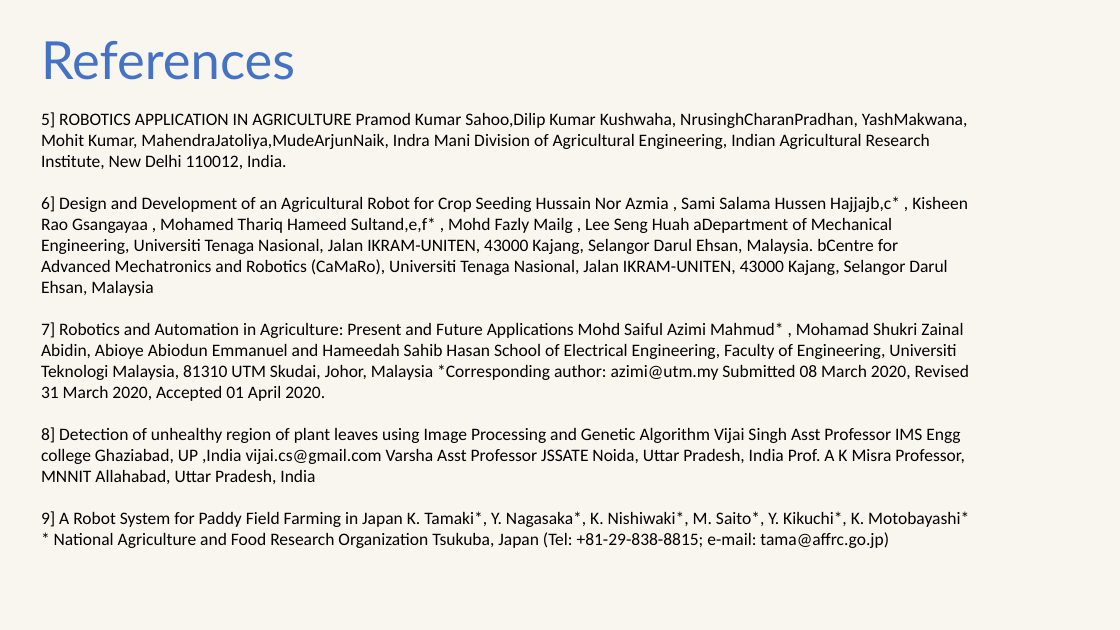
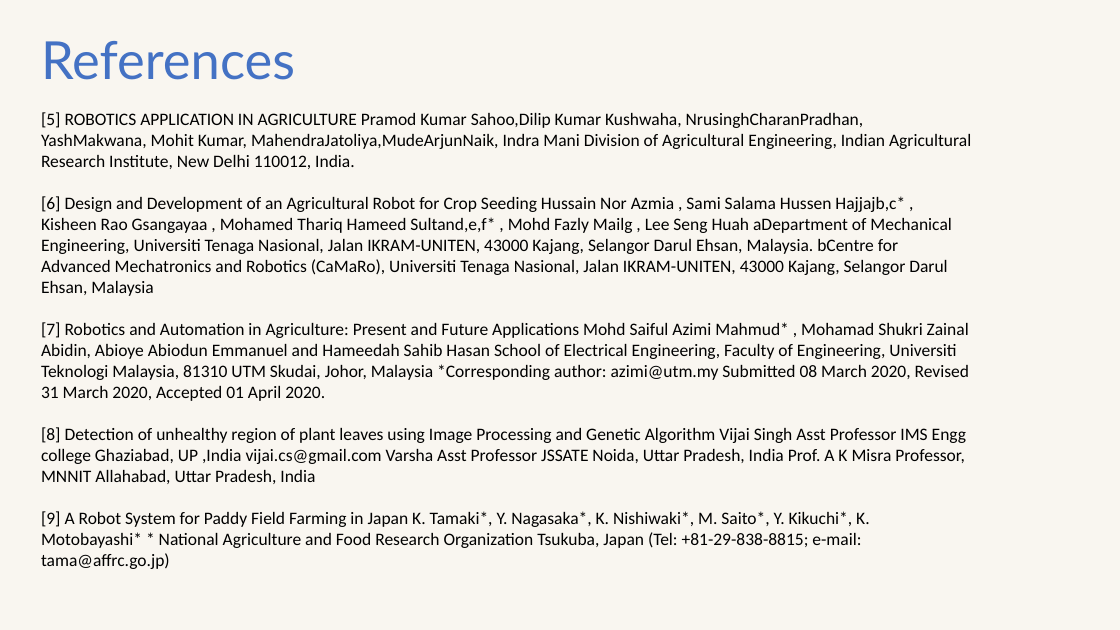
Before and after one commit to Vaibhav-1308/Agribot-Plantation-and-AI-Driven-Quality-Insights, a slide deck: slide 16 of PPT-R1-Agribot 2024-1.pptx. Drawn at 1120x630 pixels with LibreOffice and Linux fonts; fonts in the diff are those of the drawing. Boxes give left, top, right and bottom in pixels: in the first picture for what was removed or moved away, otherwise in the second. Text is boxed around its words. In the diff, an @@ line names an element or a change of style, - is before the commit and + after.

```diff
--- a/PPT-R1-Agribot 2024-1.pptx
+++ b/PPT-R1-Agribot 2024-1.pptx
@@ text at [41, 112, 971, 569]: text changed @@
-5] ROBOTICS APPLICATION IN AGRICULTURE Pramod Kumar Sahoo,Dilip Kumar Kushwaha, NrusinghCharanPradhan, YashMakwana, Mohit Kumar, MahendraJatoliya,MudeArjunNaik, Indra Mani Division of Agricultural Engineering, Indian Agricultural Research Institute, New Delhi 110012, India.
-6] Design and Development of an Agricultural Robot for Crop Seeding Hussain Nor Azmia , Sami Salama Hussen Hajjajb,c* , Kisheen Rao Gsangayaa , Mohamed Thariq Hameed Sultand,e,f* , Mohd Fazly Mailg , Lee Seng Huah aDepartment of Mechanical Engineering, Universiti Tenaga Nasional, Jalan IKRAM-UNITEN, 43000 Kajang, Selangor Darul Ehsan, Malaysia. bCentre for Advanced Mechatronics and Robotics (CaMaRo), Universiti Tenaga Nasional, Jalan IKRAM-UNITEN, 43000 Kajang, Selangor Darul Ehsan, Malaysia
-7] Robotics and Automation in Agriculture: Present and Future Applications Mohd Saiful Azimi Mahmud* , Mohamad Shukri Zainal Abidin, Abioye Abiodun Emmanuel and Hameedah Sahib Hasan School of Electrical Engineering, Faculty of Engineering, Universiti Teknologi Malaysia, 81310 UTM Skudai, Johor, Malaysia *Corresponding author: azimi@utm.my Submitted 08 March 2020, Revised 31 March 2020, Accepted 01 April 2020.
-8] Detection of unhealthy region of plant leaves using Image Processing and Genetic Algorithm Vijai Singh Asst Professor IMS Engg college Ghaziabad, UP ,India vijai.cs@gmail.com Varsha Asst Professor JSSATE Noida, Uttar Pradesh, India Prof. A K Misra Professor, MNNIT Allahabad, Uttar Pradesh, India
-9] A Robot System for Paddy Field Farming in Japan K. Tamaki*, Y. Nagasaka*, K. Nishiwaki*, M. Saito*, Y. Kikuchi*, K. Motobayashi* * National Agriculture and Food Research Organization Tsukuba, Japan (Tel: +81-29-838-8815; e-mail: tama@affrc.go.jp)
+[5] ROBOTICS APPLICATION IN AGRICULTURE Pramod Kumar Sahoo,Dilip Kumar Kushwaha, NrusinghCharanPradhan, YashMakwana, Mohit Kumar, MahendraJatoliya,MudeArjunNaik, Indra Mani Division of Agricultural Engineering, Indian Agricultural Research Institute, New Delhi 110012, India.
+[6] Design and Development of an Agricultural Robot for Crop Seeding Hussain Nor Azmia , Sami Salama Hussen Hajjajb,c* , Kisheen Rao Gsangayaa , Mohamed Thariq Hameed Sultand,e,f* , Mohd Fazly Mailg , Lee Seng Huah aDepartment of Mechanical Engineering, Universiti Tenaga Nasional, Jalan IKRAM-UNITEN, 43000 Kajang, Selangor Darul Ehsan, Malaysia. bCentre for Advanced Mechatronics and Robotics (CaMaRo), Universiti Tenaga Nasional, Jalan IKRAM-UNITEN, 43000 Kajang, Selangor Darul Ehsan, Malaysia
+[7] Robotics and Automation in Agriculture: Present and Future Applications Mohd Saiful Azimi Mahmud* , Mohamad Shukri Zainal Abidin, Abioye Abiodun Emmanuel and Hameedah Sahib Hasan School of Electrical Engineering, Faculty of Engineering, Universiti Teknologi Malaysia, 81310 UTM Skudai, Johor, Malaysia *Corresponding author: azimi@utm.my Submitted 08 March 2020, Revised 31 March 2020, Accepted 01 April 2020.
+[8] Detection of unhealthy region of plant leaves using Image Processing and Genetic Algorithm Vijai Singh Asst Professor IMS Engg college Ghaziabad, UP ,India vijai.cs@gmail.com Varsha Asst Professor JSSATE Noida, Uttar Pradesh, India Prof. A K Misra Professor, MNNIT Allahabad, Uttar Pradesh, India
+[9] A Robot System for Paddy Field Farming in Japan K. Tamaki*, Y. Nagasaka*, K. Nishiwaki*, M. Saito*, Y. Kikuchi*, K. Motobayashi* * National Agriculture and Food Research Organization Tsukuba, Japan (Tel: +81-29-838-8815; e-mail: tama@affrc.go.jp)
```
Also in this commit, not shown: 7 other slides changed, 3 other files.
